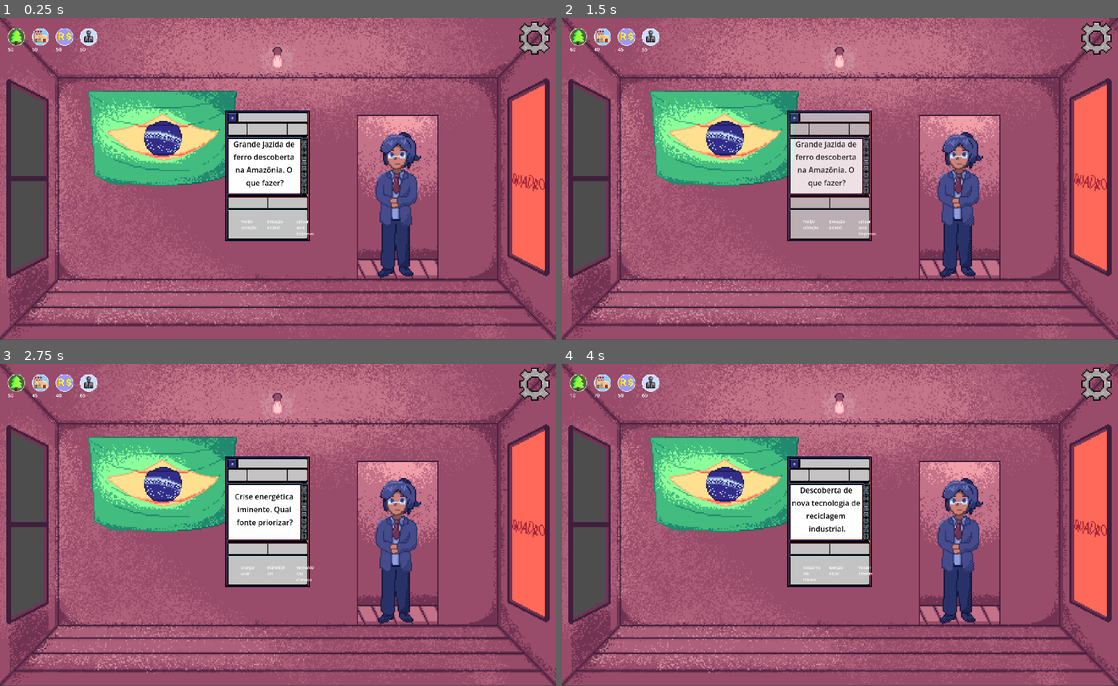
Above: before the commit, frames 1-4 (two rows, left to right).
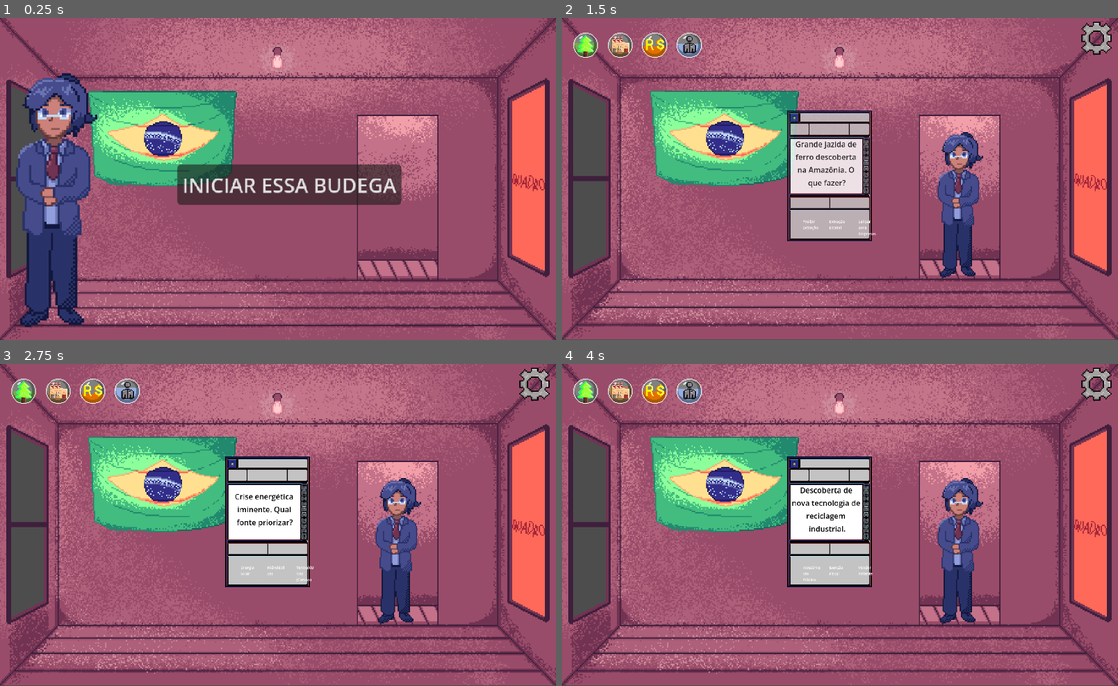
Above: after the commit, the same moments.

Repository: Wandemberg-De-Medeiros/Way_of_Belem
Game: Godot game, scene res://Cenas/Menu_Inicial.tscn
Two runs of this game, one before a commit and one after it. Both use one fixed random seed, a clock stepped at 60 frames per second and the inputs below. Before the commit the project starts from res://Cenas/Game.tscn.
Inputs (mouse positions are in pixels of both pictures, inside the frame that each line leads up to):
- Up to frame 1 (0.25 s): no input
- Up to frame 2 (1.5 s): click (851, 185) at 0.5 s, where only the run after the commit has a clickable "INICIAR ESSA BUDEGA"; tap Enter at 1.25 s; move the mouse to (812, 227) at 1.27 s; click (812, 227) at 1.42 s
- Up to frame 3 (2.75 s): move the mouse to (278, 573) at 2.02 s; click (278, 573) at 2.17 s
- Up to frame 4 (4 s): move the mouse to (867, 573) at 2.77 s; click (867, 573) at 2.92 s; move the mouse to (812, 589) at 3.52 s; click (812, 589) at 3.67 s

The runs differ from the first frame. In frame 1, 24% of the frame differs, in the area x 0-100%, y 0-100%; in frame 2, 1.4%; in frame 3, 1.4%; in frame 4, 1.4%.

Commit message:
Apha1.2
O projeto agora conta com uma tela de menu e uma tela de fim de jogo

Diff:
--- a/decisões-do-brasil/Cenas/Game.tscn
+++ b/decisões-do-brasil/Cenas/Game.tscn
@@ -32,8 +32,13 @@
 position = Vector2(324.43942, 149.9196)
 
 [node name="InterfaceStatus" type="HBoxContainer" parent="." unique_id=1419972381]
-offset_right = 88.10655
-offset_bottom = 29.178984
+anchors_preset = 14
+anchor_top = 0.5
+anchor_right = 1.0
+anchor_bottom = 0.5
+grow_horizontal = 2
+grow_vertical = 2
+scale = Vector2(1.4367187, 1.4367187)
 script = ExtResource("6_uspeq")
 
 [node name="icone_industria" parent="InterfaceStatus" unique_id=613145575 instance=ExtResource("6_8i4ha")]
--- /dev/null
+++ b/decisões-do-brasil/Cenas/Menu_Inicial.tscn
@@ -0,0 +1,34 @@
+[gd_scene format=3 uid="uid://bdm174can4ons"]
+
+[ext_resource type="Texture2D" uid="uid://doyfwkdjiip03" path="res://Sprites/EscritorioDoPlayerWIP.png" id="1_jnx6k"]
+[ext_resource type="Script" uid="uid://dhk58nnsfv450" path="res://scripts/Menu_Inicial.gd" id="1_k5312"]
+[ext_resource type="PackedScene" uid="uid://25x4pwlevf6g" path="res://entidades/secretaria.tscn" id="3_ns47f"]
+
+[node name="MenuInicial" type="Control" unique_id=1030503165]
+layout_mode = 3
+anchors_preset = 0
+offset_right = 437.0
+offset_bottom = 255.0
+script = ExtResource("1_k5312")
+
+[node name="TextureRect" type="TextureRect" parent="." unique_id=1547309762]
+layout_mode = 0
+offset_right = 439.0
+offset_bottom = 255.0
+scale = Vector2(0.96476287, 0.99600595)
+texture = ExtResource("1_jnx6k")
+
+[node name="INICIAR GOVERNO" type="Button" parent="." unique_id=2103782598]
+layout_mode = 0
+offset_left = 140.0
+offset_top = 116.0
+offset_right = 284.0
+offset_bottom = 148.0
+text = "INICIAR ESSA BUDEGA
+"
+
+[node name="Secretaria" parent="." unique_id=1352217106 instance=ExtResource("3_ns47f")]
+position = Vector2(42, 146.00002)
+scale = Vector2(1.732, 1.732)
+
+[connection signal="pressed" from="INICIAR GOVERNO" to="." method="_on_iniciar_governo_pressed"]
--- /dev/null
+++ b/decisões-do-brasil/Cenas/game_over.tscn
@@ -0,0 +1,45 @@
+[gd_scene format=3 uid="uid://dugbqhi3luteg"]
+
+[ext_resource type="Script" uid="uid://be3xci8b8ry6w" path="res://scripts/game_over.gd" id="1_7y2ld"]
+[ext_resource type="Texture2D" uid="uid://doyfwkdjiip03" path="res://Sprites/EscritorioDoPlayerWIP.png" id="1_18dpl"]
+[ext_resource type="PackedScene" uid="uid://25x4pwlevf6g" path="res://entidades/secretaria.tscn" id="3_glpug"]
+
+[node name="GameOver" type="CanvasLayer" unique_id=1551863065]
+script = ExtResource("1_7y2ld")
+
+[node name="Fundo" type="TextureRect" parent="." unique_id=1573159752]
+offset_right = 455.0
+offset_bottom = 256.0
+scale = Vector2(0.96489865, 0.99472505)
+texture = ExtResource("1_18dpl")
+
+[node name="Label" type="Label" parent="." unique_id=970019884]
+offset_left = 87.00001
+offset_top = 129.0
+offset_right = 306.0
+offset_bottom = 152.0
+scale = Vector2(1.2767266, 1.2767266)
+text = "VOCÊ PERDEU ESSA BUDEGA"
+
+[node name="BotãoReiniciar" type="Button" parent="." unique_id=556642598]
+offset_left = 143.0
+offset_top = 166.0
+offset_right = 388.0
+offset_bottom = 197.0
+scale = Vector2(0.759048, 0.759048)
+text = "Tomar açaí e tenta novamente"
+
+[node name="BotãoMenu" type="Button" parent="." unique_id=219209658]
+offset_left = 183.0
+offset_top = 196.0
+offset_right = 318.0
+offset_bottom = 227.0
+scale = Vector2(0.74704456, 0.74704456)
+text = "Voltar pro menu"
+
+[node name="Secretaria" parent="." unique_id=1352217106 instance=ExtResource("3_glpug")]
+position = Vector2(64.00001, 145.00002)
+scale = Vector2(1.7316881, 1.7316881)
+
+[connection signal="pressed" from="BotãoReiniciar" to="." method="_on_botão_reiniciar_pressed"]
+[connection signal="pressed" from="BotãoMenu" to="." method="_on_botão_menu_pressed"]
--- a/decisões-do-brasil/entidades/icone_floresta.tscn
+++ b/decisões-do-brasil/entidades/icone_floresta.tscn
@@ -1,6 +1,8 @@
 [gd_scene format=3 uid="uid://c1lhx7ufb0jfd"]
 
-[ext_resource type="Texture2D" uid="uid://ugdbcl0kcmud" path="res://Sprites/icones/Tree-0001.png" id="1_u8bxh"]
+[ext_resource type="Texture2D" uid="uid://nlxqnxnnqbn" path="res://Sprites/tree/Tree_fundo.png" id="1_j38ub"]
+[ext_resource type="Texture2D" uid="uid://5262p7csjxk2" path="res://Sprites/tree/Tree_sobrepossicao.png" id="2_lhaal"]
+[ext_resource type="Texture2D" uid="uid://cyn0025i7qg5o" path="res://Sprites/tree/Tree_progresso.png" id="3_kesxk"]
 
 [sub_resource type="CircleShape2D" id="CircleShape2D_l4jh3"]
 radius = 16.0
@@ -8,16 +10,25 @@
 [node name="icone_floresta" type="Area2D" unique_id=1983214923]
 scale = Vector2(0.43173772, 0.43173772)
 
-[node name="Sprite2D" type="Sprite2D" parent="." unique_id=321698482]
-texture = ExtResource("1_u8bxh")
-
 [node name="CollisionShape2D" type="CollisionShape2D" parent="." unique_id=1374800464]
 shape = SubResource("CircleShape2D_l4jh3")
 
 [node name="Valor" type="Label" parent="." unique_id=105889229]
+visible = false
 offset_left = -16.213547
 offset_top = 16.213549
 offset_right = 40.497917
 offset_bottom = 39.213547
 scale = Vector2(0.5717908, 0.5717908)
 autowrap_mode = 3
+
+[node name="BarraProgresso" type="TextureProgressBar" parent="." unique_id=123806932]
+offset_left = -16.213547
+offset_top = -16.213547
+offset_right = 15.786453
+offset_bottom = 16.213547
+value = 50.0
+fill_mode = 3
+texture_under = ExtResource("1_j38ub")
+texture_over = ExtResource("2_lhaal")
+texture_progress = ExtResource("3_kesxk")
--- a/decisões-do-brasil/entidades/icone_industria.tscn
+++ b/decisões-do-brasil/entidades/icone_industria.tscn
@@ -1,23 +1,35 @@
 [gd_scene format=3 uid="uid://bj3ptpegsjmm6"]
 
-[ext_resource type="Texture2D" uid="uid://gkkh604jn7ek" path="res://Sprites/icones/factory-0001.png" id="1_r1u02"]
+[ext_resource type="Texture2D" uid="uid://dur3qmqo1d7ci" path="res://Sprites/factory/Factory_fundo.png" id="1_86qjp"]
+[ext_resource type="Texture2D" uid="uid://csk5wyls1ftrq" path="res://Sprites/factory/Factory_sobrpssicao.png" id="2_p5qtd"]
+[ext_resource type="Texture2D" uid="uid://e4tfvaxu310l" path="res://Sprites/factory/Tree_progress.png" id="3_w4k0j"]
 
 [sub_resource type="CircleShape2D" id="CircleShape2D_el6ed"]
 
 [node name="icone_industria" type="Area2D" unique_id=613145575]
 scale = Vector2(0.432, 0.432)
 
-[node name="Sprite2D" type="Sprite2D" parent="." unique_id=1578492647]
-texture = ExtResource("1_r1u02")
-
 [node name="CollisionShape2D" type="CollisionShape2D" parent="." unique_id=1779665515]
+visible = false
 scale = Vector2(1.6481475, 1.6481475)
 shape = SubResource("CircleShape2D_el6ed")
 
 [node name="Valor" type="Label" parent="." unique_id=1116438784]
+visible = false
 offset_left = -16.214
 offset_top = 16.214
 offset_right = 40.496998
 offset_bottom = 39.214005
 scale = Vector2(0.572, 0.572)
 autowrap_mode = 3
+
+[node name="BarraProgresso" type="TextureProgressBar" parent="." unique_id=1781422506]
+offset_left = -16.203703
+offset_top = -16.203703
+offset_right = 16.203703
+offset_bottom = 16.203703
+value = 50.0
+fill_mode = 3
+texture_under = ExtResource("1_86qjp")
+texture_over = ExtResource("2_p5qtd")
+texture_progress = ExtResource("3_w4k0j")
--- a/decisões-do-brasil/entidades/icone_povo.tscn
+++ b/decisões-do-brasil/entidades/icone_povo.tscn
@@ -1,23 +1,35 @@
 [gd_scene format=3 uid="uid://c4fqjsqqoosav"]
 
-[ext_resource type="Texture2D" uid="uid://dvhy1hy3ph4ud" path="res://Sprites/icones/Man-0001.png" id="1_5l02d"]
+[ext_resource type="Texture2D" uid="uid://dicmud31ymvks" path="res://Sprites/popularidade/Popularidade_fundo.png" id="1_ubqey"]
+[ext_resource type="Texture2D" uid="uid://dqtcfb8aeit3f" path="res://Sprites/popularidade/popularidade_sobrepossicao.png" id="2_vg8v1"]
+[ext_resource type="Texture2D" uid="uid://cftdsafa55t8k" path="res://Sprites/popularidade/Popularidade_progresso.png" id="3_my0ae"]
 
 [sub_resource type="CircleShape2D" id="CircleShape2D_8c081"]
 
 [node name="icone_povo" type="Area2D" unique_id=1028705808]
 scale = Vector2(0.432, 0.432)
 
-[node name="Sprite2D" type="Sprite2D" parent="." unique_id=463716760]
-texture = ExtResource("1_5l02d")
-
 [node name="CollisionShape2D" type="CollisionShape2D" parent="." unique_id=1710936643]
+visible = false
 scale = Vector2(1.648148, 1.648148)
 shape = SubResource("CircleShape2D_8c081")
 
 [node name="Valor" type="Label" parent="." unique_id=502031958]
+visible = false
 offset_left = -16.214
 offset_top = 16.214
 offset_right = 40.496998
 offset_bottom = 39.214005
 scale = Vector2(0.572, 0.572)
 autowrap_mode = 3
+
+[node name="BarraProgresso" type="TextureProgressBar" parent="." unique_id=1196953281]
+offset_left = -16.203703
+offset_top = -16.203703
+offset_right = 16.203703
+offset_bottom = 16.203703
+value = 50.0
+fill_mode = 3
+texture_under = ExtResource("1_ubqey")
+texture_over = ExtResource("2_vg8v1")
+texture_progress = ExtResource("3_my0ae")
--- a/decisões-do-brasil/entidades/icone_verba.tscn
+++ b/decisões-do-brasil/entidades/icone_verba.tscn
@@ -1,22 +1,34 @@
 [gd_scene format=3 uid="uid://begvi3v6tqhrn"]
 
-[ext_resource type="Texture2D" uid="uid://3qucsp8g5qc7" path="res://Sprites/icones/Money-0001.png" id="1_5xv5m"]
+[ext_resource type="Texture2D" uid="uid://cwjh6k0aw3yk8" path="res://Sprites/money/Money_fundo.png" id="1_d8n3e"]
+[ext_resource type="Texture2D" uid="uid://x6lenpg6bcy6" path="res://Sprites/money/Money_sobrepossicao.png" id="2_bs570"]
+[ext_resource type="Texture2D" uid="uid://br5a2j8qa2uej" path="res://Sprites/money/Money_progress.png" id="3_d06hv"]
 
 [sub_resource type="CircleShape2D" id="CircleShape2D_0sarv"]
 
 [node name="icone_verba" type="Area2D" unique_id=1645812455]
 scale = Vector2(0.432, 0.432)
 
-[node name="Sprite2D" type="Sprite2D" parent="." unique_id=113142111]
-texture = ExtResource("1_5xv5m")
-
 [node name="CollisionShape2D" type="CollisionShape2D" parent="." unique_id=1268115454]
+visible = false
 scale = Vector2(1.600001, 1.600001)
 shape = SubResource("CircleShape2D_0sarv")
 
 [node name="Valor" type="Label" parent="." unique_id=432189522]
+visible = false
 offset_left = -16.214
 offset_top = 16.214
 offset_right = 40.496998
 offset_bottom = 39.214005
 scale = Vector2(0.572, 0.572)
+
+[node name="BarraProgresso" type="TextureProgressBar" parent="." unique_id=1216654256]
+offset_left = -16.203703
+offset_top = -16.203703
+offset_right = 15.796297
+offset_bottom = 15.796297
+value = 50.0
+fill_mode = 3
+texture_under = ExtResource("1_d8n3e")
+texture_over = ExtResource("2_bs570")
+texture_progress = ExtResource("3_d06hv")
--- a/decisões-do-brasil/project.godot
+++ b/decisões-do-brasil/project.godot
@@ -11,7 +11,7 @@
 [application]
 
 config/name="Decisões do Brasil"
-run/main_scene="uid://de6yc7atksgwv"
+run/main_scene="uid://bdm174can4ons"
 config/features=PackedStringArray("4.6", "GL Compatibility")
 config/icon="res://icon.svg"
 
--- a/decisões-do-brasil/scripts/GameManager.gd
+++ b/decisões-do-brasil/scripts/GameManager.gd
@@ -1,20 +1,20 @@
 extends Node
 
 # Valores iniciais
-var floresta: int = 50
-var industria: int = 50
-var verba: int = 50
-var popularidade: int = 50
+var floresta: int = 70
+var industria: int = 70
+var verba: int = 70
+var popularidade: int = 70
 
 # Sinal para avisar a interface que os números mudaram
 signal status_atualizado
 
 func aplicar_mudancas(f, i, v, p):
 	# Soma os impactos (podem ser positivos ou negativos)
-	floresta = clampi(floresta + f, 0, 100)
-	industria = clampi(industria + i, 0, 100)
-	verba = clampi(verba + v, 0, 100)
-	popularidade = clampi(popularidade + p, 0, 100)
+	floresta = clampi(floresta + f, 0, 150)
+	industria = clampi(industria + i, 0, 150)
+	verba = clampi(verba + v, 0, 150)
+	popularidade = clampi(popularidade + p, 0, 150)
 
 	# Emite o sinal para os ícones se atualizarem
 	status_atualizado.emit()
@@ -22,5 +22,8 @@
 	_checar_fim_de_jogo()
 
 func _checar_fim_de_jogo():
-	if floresta <= 0 or popularidade <= 0 or verba <= 0 or industria <= 0:
-		print("GAME OVER")
+	var acabou_por_falta = floresta <= 0 or industria <= 0 or verba <= 0 or popularidade <= 0
+	var acabou_por_excesso = floresta >= 150 or industria >= 150 or verba >= 150 or popularidade >= 150
+
+	if acabou_por_falta or acabou_por_excesso:
+		get_tree().call_deferred("change_scene_to_file", "res://cenas/game_over.tscn")
--- a/decisões-do-brasil/scripts/MainScene.gd
+++ b/decisões-do-brasil/scripts/MainScene.gd
@@ -4,59 +4,67 @@
 var cena_da_carta = preload("res://entidades/Carta.tscn")
 
 func _ready():
-	randomize()
+	# randomize() não é mais necessário no Godot 4 (o motor já faz isso),
+	# mas não faz mal deixar.
 	carregar_todas_as_cartas_da_pasta()
 	proxima_carta()
 
 func carregar_todas_as_cartas_da_pasta():
 	var caminho = "res://Propostas/"
+
+	# Verifica se a pasta existe antes de tentar abrir
+	if not DirAccess.dir_exists_absolute(caminho):
+		print("Erro: A pasta de propostas não existe!")
+		return
+
 	var dir = DirAccess.open(caminho)
-
-	lista_de_propostas.clear() # Limpa para garantir que só entram as novas
+	lista_de_propostas.clear()
 
 	if dir:
 		dir.list_dir_begin()
 		var nome_arquivo = dir.get_next()
 
 		while nome_arquivo != "":
-			# Verifica se é um arquivo de recurso (.tres)
 			if nome_arquivo.ends_with(".tres"):
 				var recurso = load(caminho + nome_arquivo)
 				if recurso is Proposta:
 					lista_de_propostas.append(recurso)
-
 			nome_arquivo = dir.get_next()
 
-		lista_de_propostas.shuffle() # Embaralha depois de carregar tudo
-		print("Cartas carregadas automaticamente: ", lista_de_propostas.size())
+		lista_de_propostas.shuffle()
+		print("Cartas carregadas: ", lista_de_propostas.size())
 
-# Cria a aleatoriedade no baralho a cada nova partida
-func embaralhar_cartas():
-	if lista_de_propostas.size() > 0:
-		lista_de_propostas.shuffle()
-		print('Cartas embaralhadas para uma nova partida')
-
-#responsavel por chamar a proxima carta da lista
 func proxima_carta():
-
+	# 1. Verifica se ainda há cartas no baralho
 	if lista_de_propostas.is_empty():
-		print("Lista vazia! Gerando aviso...")
+		print("Fim das propostas! O deck acabou.")
+		# Aqui você poderia chamar uma tela de vitória ou balanço final
 		return
 
-	if lista_de_propostas.size() > 0:
-		var dados = lista_de_propostas.pop_front()
-		var instancia_cena = cena_da_carta.instantiate()
+	# 2. Retira o primeiro dado da lista
+	var dados = lista_de_propostas.pop_front()
 
-		add_child(instancia_cena)
+	# 3. Instancia a cena da carta
+	var instancia_cena = cena_da_carta.instantiate()
 
-		# Define a posição exata da carta
-		#instancia_cena.global_position = Vector2(219.5, 127.5)
+	# 4. Adiciona à árvore ANTES de configurar (Importante para o @onready)
+	add_child(instancia_cena)
 
-		# Acessa a Area2D para configurar o texto
-		var area_carta = instancia_cena.get_node("Area2D")
-		if area_carta:
-			area_carta.configurar(dados)
-			# Conecta para carregar a próxima quando esta for destruída
+	# 5. Define a posição (Descomente e ajuste se necessário)
+	# instancia_cena.global_position = Vector2(219.5, 127.5)
+
+	# 6. Acesso Seguro à Area2D
+	# Usamos get_node_or_null para evitar que o Godot trave se o nome mudar
+	var area_carta = instancia_cena.get_node_or_null("Area2D")
+
+	if area_carta:
+		# Conecta o sinal ANTES de configurar, por segurança
+		if not area_carta.tree_exited.is_connected(proxima_carta):
 			area_carta.tree_exited.connect(proxima_carta)
+
+		# Envia os dados para a carta
+		area_carta.configurar(dados)
 	else:
-		print("Fim das propostas!")
+		print("Erro Crítico: O nó 'Area2D' não foi encontrado dentro de Carta.tscn")
+		# Se a carta falhou, chama a próxima para o jogo não travar
+		proxima_carta()
--- /dev/null
+++ b/decisões-do-brasil/scripts/Menu_Inicial.gd
@@ -0,0 +1,13 @@
+extends Control
+
+func _on_iniciar_governo_pressed() -> void:
+	GameManager.floresta = 50
+	GameManager.industria = 50
+	GameManager.verba = 50
+	GameManager.popularidade = 50
+
+	get_tree().change_scene_to_file("res://Cenas/Game.tscn")
+
+func _on_botao_sair_pressed():
+	# Caso queira um botão de fechar o jogo já no menu
+	get_tree().quit()
--- a/decisões-do-brasil/scripts/carta.gd
+++ b/decisões-do-brasil/scripts/carta.gd
@@ -1,30 +1,47 @@
 extends Area2D
 
-# Referências baseadas na sua imagem
-# No topo do carta.gd
+# Usamos caminhos relativos e proteção para evitar erros de 'Nil'
 @onready var label_proposta = $Label
-@onready var area_opc1 = get_node("../opção_1/Area2D")
-@onready var area_opc2 = get_node("../opção_2/Area2D")
-@onready var area_opc3 = get_node("../opção_3/Area2D")
+
+# get_node_or_null evita que o jogo quebre se o caminho estiver errado ou o nó sumir
+@onready var area_opc1 = get_node_or_null("../opção_1/Area2D")
+@onready var area_opc2 = get_node_or_null("../opção_2/Area2D")
+@onready var area_opc3 = get_node_or_null("../opção_3/Area2D")
 
 func configurar(dados: Proposta):
-	if dados == null: return
+	# 1. Proteção: Se não houver dados, não faz nada
+	if dados == null:
+		return
 
-	label_proposta.text = dados.texto_proposta
+	# 2. O PULO DO GATO: Espera o nó entrar na árvore e estar pronto
+	# Isso resolve o erro de "Attempt to call function on a null instance"
+	if not is_node_ready():
+		await ready
 
-	# Configura cada sub-entidade
-	area_opc1.configurar_opcao(dados.texto_opc1, dados.opc1_floresta, dados.opc1_industria, dados.opc1_verba, dados.opc1_popularidade)
-	area_opc2.configurar_opcao(dados.texto_opc2, dados.opc2_floresta, dados.opc2_industria, dados.opc2_verba, dados.opc2_popularidade)
-	area_opc3.configurar_opcao(dados.texto_opc3, dados.opc3_floresta, dados.opc3_industria, dados.opc3_verba, dados.opc3_popularidade)
+	# 3. Verificamos se cada nó realmente existe antes de atribuir valores
+	if label_proposta:
+		label_proposta.text = dados.texto_proposta
 
-	# Conecta os sinais de clique
-	if not area_opc1.is_connected("escolhida", _ao_escolher_opcao):
-		area_opc1.escolhida.connect(_ao_escolher_opcao)
-		area_opc2.escolhida.connect(_ao_escolher_opcao)
-		area_opc3.escolhida.connect(_ao_escolher_opcao)
+	# Configuramos as opções apenas se os nós foram encontrados
+	if area_opc1:
+		area_opc1.configurar_opcao(dados.texto_opc1, dados.opc1_floresta, dados.opc1_industria, dados.opc1_verba, dados.opc1_popularidade)
+		if not area_opc1.is_connected("escolhida", _ao_escolher_opcao):
+			area_opc1.escolhida.connect(_ao_escolher_opcao)
+
+	if area_opc2:
+		area_opc2.configurar_opcao(dados.texto_opc2, dados.opc2_floresta, dados.opc2_industria, dados.opc2_verba, dados.opc2_popularidade)
+		if not area_opc2.is_connected("escolhida", _ao_escolher_opcao):
+			area_opc2.escolhida.connect(_ao_escolher_opcao)
+
+	if area_opc3:
+		area_opc3.configurar_opcao(dados.texto_opc3, dados.opc3_floresta, dados.opc3_industria, dados.opc3_verba, dados.opc3_popularidade)
+		if not area_opc3.is_connected("escolhida", _ao_escolher_opcao):
+			area_opc3.escolhida.connect(_ao_escolher_opcao)
 
 func _ao_escolher_opcao(impactos: Dictionary):
-	# Envia os valores para o GameManager processar
+	# Segurança extra: se o GameManager sumir durante o fechamento, não trava
+	if Engine.is_editor_hint(): return
+
 	GameManager.aplicar_mudancas(
 		impactos.floresta,
 		impactos.industria,
@@ -35,7 +52,12 @@
 	animar_saida()
 
 func animar_saida():
-	var tween = create_tween()
-	# Animação simples: a carta e as opções somem
-	tween.tween_property(get_parent(), "modulate:a", 0, 0.4)
-	tween.finished.connect(func(): get_parent().queue_free())
+	# Verifica se o pai ainda existe para evitar erro ao deletar
+	var pai = get_parent()
+	if pai:
+		var tween = create_tween()
+		tween.tween_property(pai, "modulate:a", 0, 0.4)
+		tween.finished.connect(func():
+			if is_instance_valid(pai):
+				pai.queue_free()
+		)
--- /dev/null
+++ b/decisões-do-brasil/scripts/game_over.gd
@@ -0,0 +1,22 @@
+extends CanvasLayer
+
+func _ready():
+	# Garante que o jogo não está pausado quando a tela aparece
+	process_mode = Node.PROCESS_MODE_ALWAYS
+
+func _on_botão_reiniciar_pressed() -> void:
+	# 1. Reseta os valores no GameManager
+	GameManager.floresta = 70
+	GameManager.industria = 70
+	GameManager.verba = 70
+	GameManager.popularidade = 70
+
+	# 2. Destrava o tempo do jogo caso tenha usado Engine.time_scale
+	Engine.time_scale = 1.0
+
+	# 3. Recarrega a cena principal (ajuste o caminho se necessário)
+	get_tree().change_scene_to_file("res://Cenas/Game.tscn")
+
+
+func _on_botão_menu_pressed() -> void:
+	get_tree().change_scene_to_file("res://Cenas/Menu_Inicial.tscn")
--- a/decisões-do-brasil/scripts/interface_status.gd
+++ b/decisões-do-brasil/scripts/interface_status.gd
@@ -1,14 +1,27 @@
 extends HBoxContainer
 
+# Referência direta para a barra dentro da cena instanciada da floresta
+@onready var barra_floresta = $icone_floresta/BarraProgresso
+@onready var barra_industria = $icone_industria/BarraProgresso
+@onready var barra_verba = $icone_verba/BarraProgresso
+@onready var barra_popularidade = $icone_povo/BarraProgresso
+
 func _ready():
-	# Se conecta ao sinal global do GameManager
+	# Conecta ao sinal global do GameManager
+	GameManager.status_atualizado.connect(atualizar_barras)
 	GameManager.status_atualizado.connect(atualizar_tudo)
-	# Atualiza assim que o jogo abre para não começar com "0"
+	atualizar_barras()
 	atualizar_tudo()
 
+func atualizar_barras():
+	# Atualiza o valor da barra de textura com o dado do GameManager
+	barra_floresta.value = GameManager.floresta
+	barra_industria.value = GameManager.industria
+	barra_verba.value = GameManager.verba
+	barra_popularidade.value = GameManager.popularidade
+
+#Função para exibir o valor exato dos status durante teste e produção do jogo
 func atualizar_tudo():
-	# Buscamos as labels dentro de cada cena instanciada
-	# Certifique-se que o nome após o $ seja igual ao que está na sua árvore
 	$icone_floresta/Valor.text = str(GameManager.floresta)
 	$icone_industria/Valor.text = str(GameManager.industria)
 	$icone_verba/Valor.text = str(GameManager.verba)
Binary file added: decisões-do-brasil/Sprites/factory/Factory_fundo.png
Not shown, changed: decisões-do-brasil/Sprites/factory/Factory_fundo.png.import
Binary file added: decisões-do-brasil/Sprites/factory/Factory_sobrpssicao.png
Not shown, added: decisões-do-brasil/Sprites/factory/Factory_sobrpssicao.png.import
Binary file added: decisões-do-brasil/Sprites/factory/Tree_progress.png
Not shown, changed: decisões-do-brasil/Sprites/factory/Tree_progress.png.import
Binary file removed: decisões-do-brasil/Sprites/icones/Man-0001.png
Binary file removed: decisões-do-brasil/Sprites/icones/Money-0001.png
Binary file removed: decisões-do-brasil/Sprites/icones/Tree-0001.png
Binary file removed: decisões-do-brasil/Sprites/icones/factory-0001.png
Binary file added: decisões-do-brasil/Sprites/money/Money_fundo.png
Not shown, added: decisões-do-brasil/Sprites/money/Money_fundo.png.import
(and 19 more such lines)
